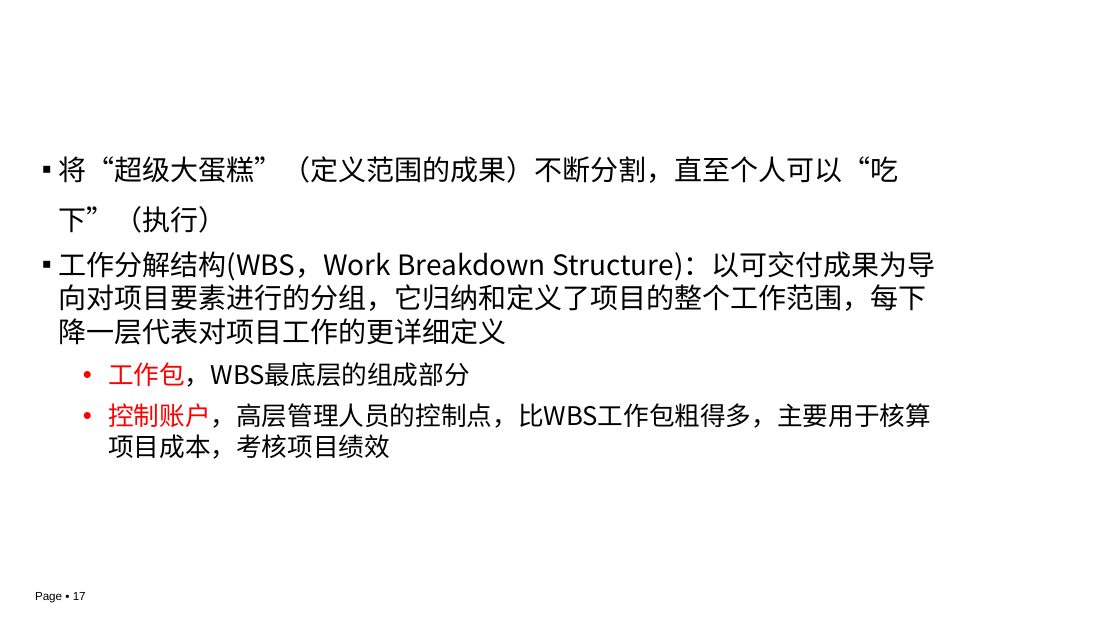
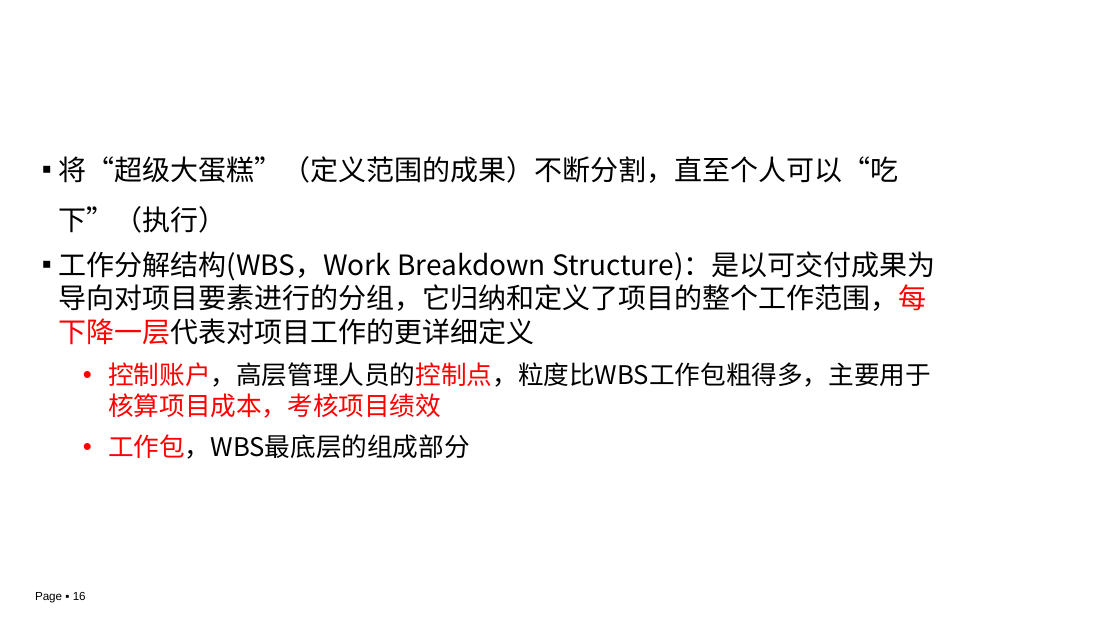
Before and after one commit to edu2act/course-IT-Project-Management, a slide deck: slide 16 of materials/slides/ch03-1.pptx (slide 17 before the commit). Drawn at 1120x630 pixels with LibreOffice and Linux fonts; fonts in the diff are those of the drawing; background and template pictures are left out. Boxes give left, top, right and bottom in pixels: in the first picture for what was removed or moved away, otherwise in the second. Text is boxed around its words. In the diff, an @@ line names an element or a change of style, - is before the commit and + after.

```diff
--- a/materials/slides/ch03-1.pptx
+++ b/materials/slides/ch03-1.pptx
@@ text at (59, 251, 935, 418): text changed @@
-▪ 工作分解结构(WBS，Work Breakdown Structure)：以可交付成果为导向对项目要素进行的分组，它归纳和定义了项目的整个工作范围，每下降一层代表对项目工作的更详细定义
+▪ 工作分解结构(WBS，Work Breakdown Structure)：是以可交付成果为导向对项目要素进行的分组，它归纳和定义了项目的整个工作范围，每下降一层代表对项目工作的更详细定义
+    • 控制账户，高层管理人员的控制点，粒度比WBS工作包粗得多，主要用于核算项目成本，考核项目绩效
@@ text at (108, 403, 931, 459): paragraph removed @@
-    • 控制账户，高层管理人员的控制点，比WBS工作包粗得多，主要用于核算项目成本，考核项目绩效
@@ page number at (35, 592, 86, 603): text changed @@
-Page ▪ 17
+Page ▪ 16
```
Also in this commit, not shown: 6 other slides changed, 1 slide added, 1 slide removed.
